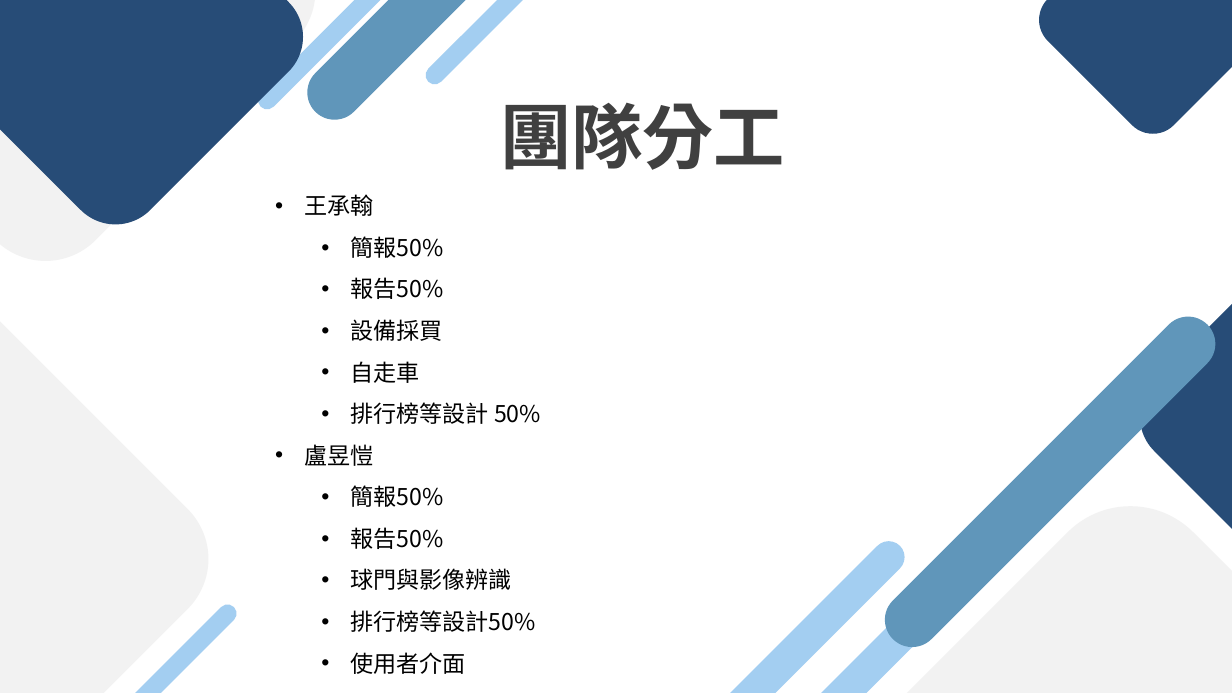
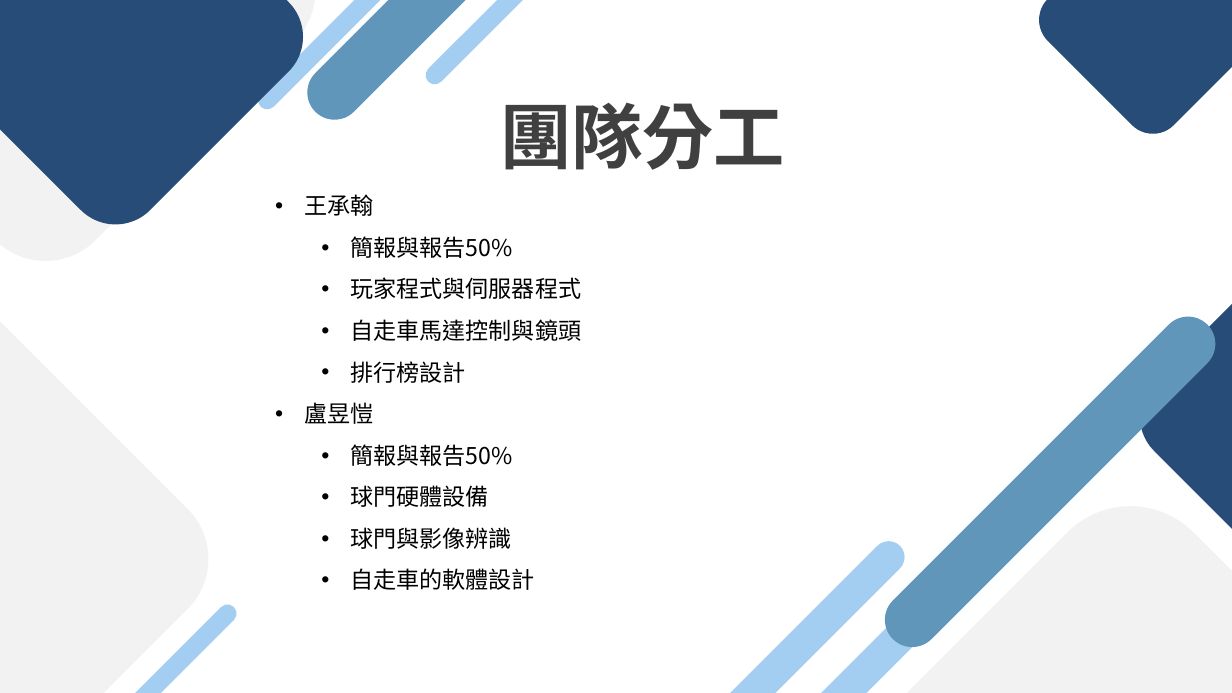
Before and after one commit to kerry96164/2024-EOS-FinalProject, a slide deck: slide 20 of final_project.pptx. Drawn at 1232x693 pixels with LibreOffice and Linux fonts; fonts in the diff are those of the drawing. Boxes give left, top, right and bottom in pixels: in the first picture for what was removed or moved away, otherwise in the second. Text is boxed around its words. In the diff, an @@ line names an element or a change of style, - is before the commit and + after.

```diff
--- a/final_project.pptx
+++ b/final_project.pptx
@@ text at [350, 236, 581, 383]: text changed @@
-  • 簡報50%
-  • 報告50%
-  • 設備採買
-  • 自走車
-  • 排行榜等設計 50%
+  • 簡報與報告50%
+  • 玩家程式與伺服器程式
+  • 自走車馬達控制與鏡頭
+  • 排行榜設計
@@ text at [350, 444, 512, 507]: text changed @@
-  • 簡報50%
-  • 報告50%
+  • 簡報與報告50%
+  • 球門硬體設備
@@ text at [350, 568, 535, 590]: text changed @@
-  • 排行榜等設計50%
-  • 使用者介面
+  • 自走車的軟體設計
```
Also in this commit, not shown: 8 other slides changed, 3 other files.
